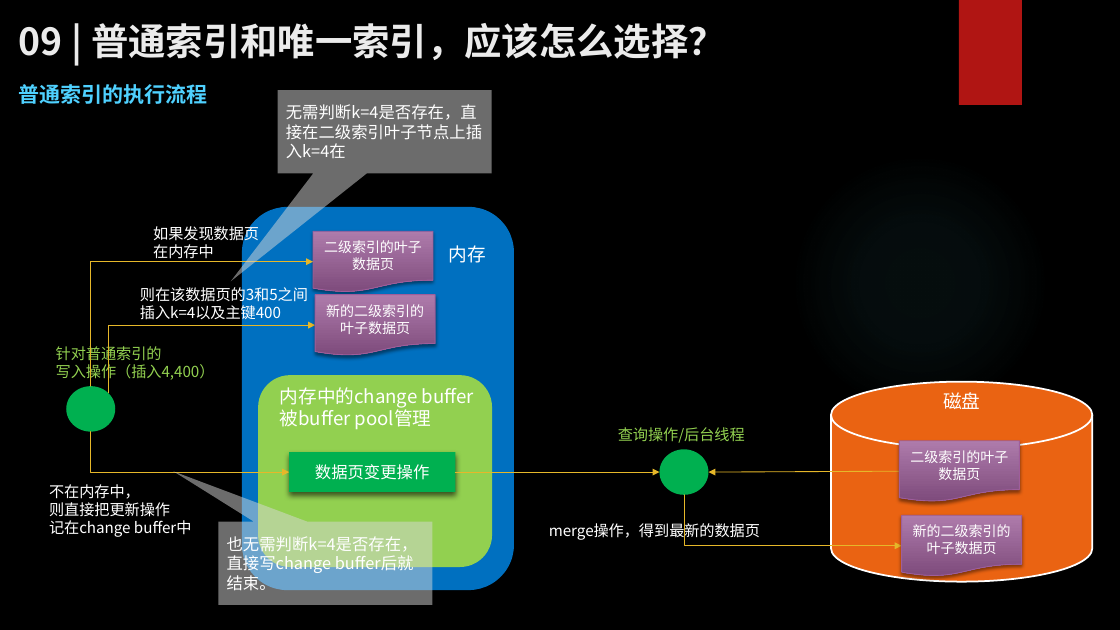
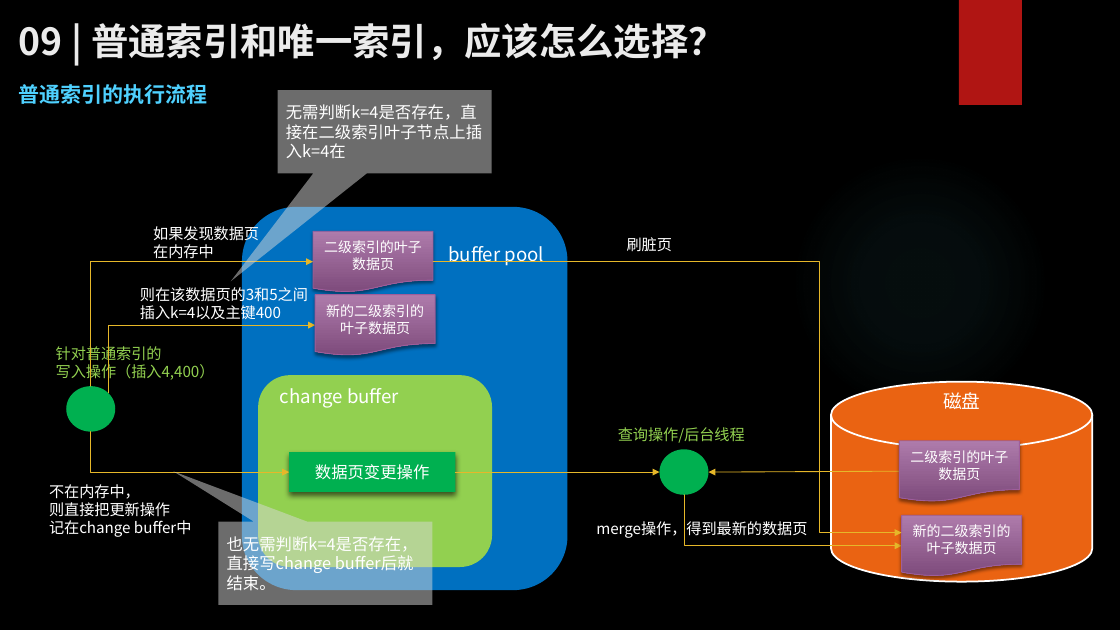
Before and after one commit to zhangkekf/reading-notes, a slide deck: slide 5 of MySQL实战/09普通索引和唯一索引，应该怎么选择？.pptx. Drawn at 1120x630 pixels with LibreOffice and Linux fonts; fonts in the diff are those of the drawing; background and template pictures are left out. Boxes give left, top, right and bottom in pixels: in the first picture for what was removed or moved away, otherwise in the second. Text is boxed around its words. In the diff, an @@ line names an element or a change of style, - is before the commit and + after.

Commit message:
fix change buffer wrong desc

```diff
--- a/MySQL实战/09普通索引和唯一索引，应该怎么选择？.pptx
+++ b/MySQL实战/09普通索引和唯一索引，应该怎么选择？.pptx
@@ rounded rectangle: place and size @@
-rounded rectangle at bbox=[242, 207, 514, 590]
+rounded rectangle at bbox=[242, 207, 568, 590]
@@ text added at bbox=[627, 237, 672, 252], 13 pt, text #FFFFFF @@
+刷脏页
@@ elbow arrow added from (434, 262) to (902, 533), #E6B729 0.75 pt @@
@@ text at bbox=[448, 246, 544, 266]: text changed @@
-内存
+buffer pool
@@ text at bbox=[280, 388, 399, 408]: text changed @@
-内存中的change buffer
-被buffer pool管理
+change buffer
@@ text "merge操作，得到最新的数据页": place and size @@
-text "merge操作，得到最新的数据页" at bbox=[549, 521, 760, 541]
+text "merge操作，得到最新的数据页" at bbox=[596, 519, 807, 539]
```
Also in this commit, not shown: 4 other slides changed.
